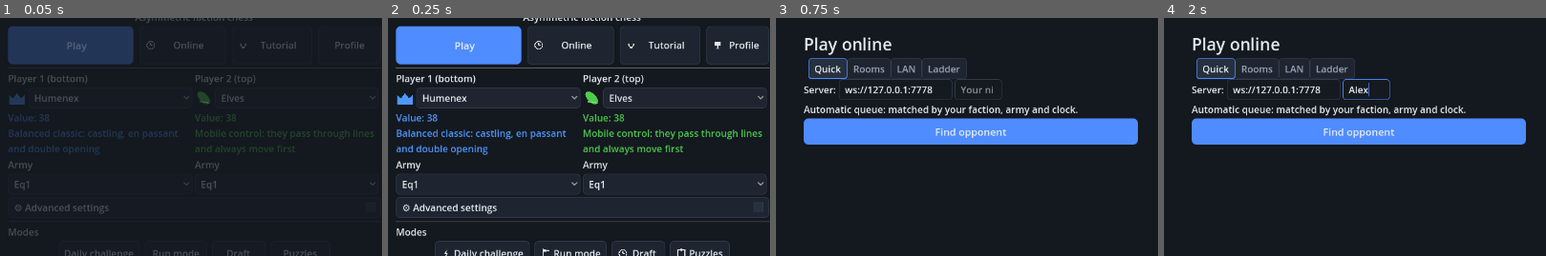
Above: before the commit, frames 1-4 (left to right).
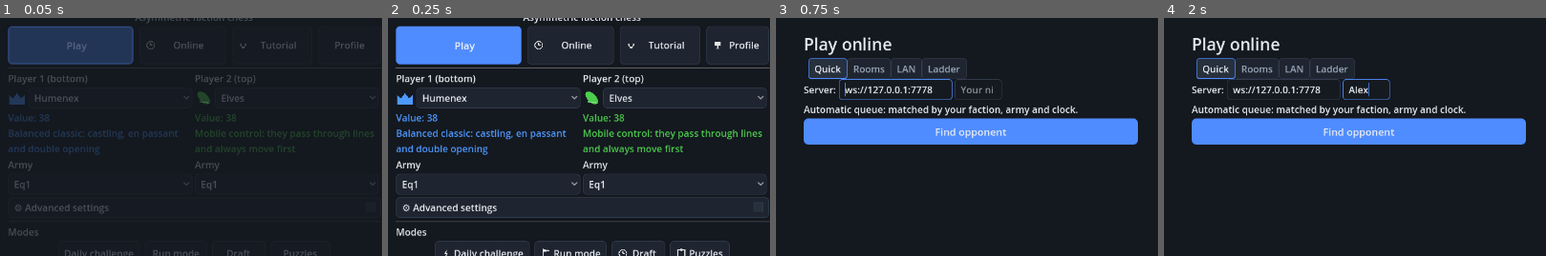
Above: after the commit, the same moments.

Repository: alesanfe/beliber
Game: Godot game, scene res://scenes/main.tscn
Two runs of this game, one before a commit and one after it. Both use one fixed random seed, a clock stepped at 60 frames per second and the inputs below.
Inputs (mouse positions are % of the whole screen's width and height, from its top left):
- Up to frame 1 (0.05 s): no input
- Up to frame 2 (0.25 s): no input
- Up to frame 3 (0.75 s): click "Online" at 0.5 s
- Up to frame 4 (2 s): click (51, 40) at 1.27 s; type "Alex" at 1.35 s
The pictures show only the part of the screen within x 24-74%, y 25-75%; the shares and areas given below are measured in that part.

The runs differ from the first frame. In frame 1, 0.5% of the frame differs, in the area x 2-35%, y 3-20%; in frame 2, less than 0.1%; in frame 3, 0.3%; in frame 4, nothing differs.

Commit message:
UX: foco inicial por pantalla, reduce-motion (WCAG 2.3.3) y confirmaciones destructivas
- Widgets.focus_first: primer control enfocable al abrir cada screen (menú, online, editores, draft, postgame modal).

- Juice.reduce: pop_in/hover/squash/toast/confetti instantáneos; toggle en Opciones persistido como ui.reduce_motion.

- Widgets.confirm(): diálogo con acción nombrada — aplicado a Vaciar ejército, Limpiar tablero y los dos Restablecer del editor de piezas (antes destruían trabajo sin avisar).

Generated with Devin

Diff:
--- a/game/i18n/ui.csv
+++ b/game/i18n/ui.csv
@@ -443,3 +443,18 @@
 PUZ_WRONG,"Esa no mata al líder. Prueba otra.
 Resueltos: %d","That doesn't take the leader. Try another.
 Solved: %d"
+HUD_REDUCE,Reducir movimiento,Reduce motion
+HUD_REDUCE_TIP,"Desactiva animaciones decorativas (pop-in, hover, confetti, toasts) — accesibilidad vestibular.","Disables decorative animation (pop-in, hover, confetti, toasts) — vestibular accessibility."
+DLG_CANCEL,Cancelar,Cancel
+AB_CLEAR_T,Vaciar el ejército,Clear the army
+AB_CLEAR_C,"Se retirarán todas las piezas colocadas.
+No se puede deshacer.","All placed pieces will be removed.
+This cannot be undone."
+POSE_CLEAR_T,Limpiar el tablero,Clear the board
+POSE_CLEAR_C,"Se retirarán todas las piezas de la posición.
+No se puede deshacer.","All pieces will be removed from the position.
+This cannot be undone."
+PE_RESET_T,Restablecer la pieza,Reset the piece
+PE_RESET_C,Se descartarán los cambios sin guardar y se restaurará la plantilla.,Unsaved changes will be discarded and the template restored.
+PE_DEP_RESET_T,Restablecer el despliegue,Reset the deployment
+PE_DEP_RESET_C,Se descartará el despliegue editado y se restaurará el oficial.,The edited deployment will be discarded and the official one restored.
--- a/game/src/army_builder.gd
+++ b/game/src/army_builder.gd
@@ -129,7 +129,10 @@
 	b_eq.pressed.connect(_copy_official)
 	right.add_child(b_eq)
 	var b_clear := Button.new(); b_clear.text = Lang.t("AB_CLEAR")
-	b_clear.pressed.connect(func(): grid.clear(); _update_cost())
+	b_clear.pressed.connect(func():
+		Widgets.confirm(self, Lang.t("AB_CLEAR_T"),
+			Lang.t("AB_CLEAR_C"), Lang.t("AB_CLEAR"),
+			func(): grid.clear(); _update_cost()))
 	right.add_child(b_clear)
 	right.add_child(HSeparator.new())
 	var b_save := Button.new(); b_save.text = Lang.t("AB_SAVE")
--- a/game/src/game_hud.gd
+++ b/game/src/game_hud.gd
@@ -374,9 +374,18 @@
 	b_mute.toggled.connect(func(on):
 		app.muted = on; app._save_settings())
 	btn_row6.add_child(b_mute)
+	# reduce motion (WCAG 2.3.3): pop_in, hover, toasts y confetti
+	# se vuelven instantáneos
+	var b_rm := CheckButton.new()
+	b_rm.text = Lang.t("HUD_REDUCE")
+	b_rm.tooltip_text = Lang.t("HUD_REDUCE_TIP")
+	b_rm.button_pressed = Juice.reduce
+	b_rm.toggled.connect(func(on):
+		Juice.reduce = on; app._save_settings())
+	btn_row6.add_child(b_rm)
 	app._opt_toggles = {
 		"blind": b_blind, "coords": b_coords,
-		"conf": b_conf, "mute": b_mute}
+		"conf": b_conf, "mute": b_mute, "reduce": b_rm}
 	var b_png := Button.new()
 	b_png.text = "PNG"
 	b_png.tooltip_text = Lang.t("HUD_PNG_TIP")
@@ -438,6 +447,7 @@
 	app._opt_toggles.coords.set_pressed_no_signal(app.board.show_coords)
 	app._opt_toggles.conf.set_pressed_no_signal(app.board.confirm_moves)
 	app._opt_toggles.mute.set_pressed_no_signal(app.muted)
+	app._opt_toggles.reduce.set_pressed_no_signal(Juice.reduce)
 	app._update_hud()
 	app._maybe_bot()
 
--- a/game/src/juice.gd
+++ b/game/src/juice.gd
@@ -9,12 +9,20 @@
 ## componentes suenan solos (hover agudo corto, click grave).
 static var ui_sfx: Callable = Callable()
 
+## Accesibilidad (WCAG 2.3.3): reduce toda la decoración animada —
+## las transiciones se hacen instantáneas y se omite confetti.
+## Persistido como ui.reduce_motion; el juego en sí no usa tweens
+## para estado (la anim de movimiento tiene su propio selector).
+static var reduce := false
+
 static func _snd(freq: float, dur: float) -> void:
 	if ui_sfx.is_valid():
 		ui_sfx.call(freq, dur)
 
 ## Aparición de panel: fade + pop suave (como un modal moderno).
 static func pop_in(c: Control, dur := 0.22) -> void:
+	if reduce:
+		return
 	c.modulate.a = 0.0
 	c.pivot_offset = c.size / 2.0
 	c.scale = Vector2(0.92, 0.92)
@@ -25,12 +33,17 @@
 
 ## Desvanecer y eliminar un nodo.
 static func fade_out(c: Control, dur := 0.3) -> void:
+	if reduce:
+		c.queue_free()
+		return
 	var t := c.create_tween()
 	t.tween_property(c, "modulate:a", 0.0, dur)
 	t.tween_callback(c.queue_free)
 
 ## Hover con leve escala + color de acento (botones principales).
 static func hover_pop(b: Button, scale_to := 1.04) -> void:
+	if reduce:
+		return
 	# pivot en el primer hover: en el hook-up el botón aún no tiene
 	# layout y size=(0,0) → la escala salía desde la esquina, no el centro
 	b.mouse_entered.connect(func():
@@ -46,6 +59,8 @@
 
 ## Press "squash": comprime al pulsar y rebota al soltar.
 static func squash(b: Button) -> void:
+	if reduce:
+		return
 	b.button_down.connect(func():
 		b.pivot_offset = b.size / 2.0
 		_snd(600.0, 0.05)
@@ -63,7 +78,7 @@
 static func toast(parent: Control, text: String, dur := 3.5) -> Label:
 	var l := Label.new()
 	l.text = text
-	l.modulate.a = 0.0
+	l.modulate.a = 0.0 if not reduce else 1.0
 	var pid := parent.get_instance_id()
 	var slot := mini(int(_toast_n.get(pid, 0)), 4)
 	_toast_n[pid] = slot + 1
@@ -80,7 +95,8 @@
 	l.add_theme_constant_override("shadow_offset_y", 1)
 	parent.add_child(l)
 	var t := l.create_tween().set_parallel()
-	t.tween_property(l, "modulate:a", 1.0, 0.15)
+	if not reduce:
+		t.tween_property(l, "modulate:a", 1.0, 0.15)
 	t.tween_property(l, "position:y", l.position.y - 12, 0.25) \
 		.set_trans(Tween.TRANS_CUBIC).set_ease(Tween.EASE_OUT)
 	t.set_parallel(false)
@@ -95,6 +111,7 @@
 	var w: float = maxf(parent.size.x, 600.0)
 	var h: float = maxf(parent.size.y, 400.0)
 	var cols := [col, Color(1, 0.85, 0.2), Color(0.95, 0.95, 1.0)]
+	if reduce: return
 	for i in n:
 		var p := ColorRect.new()
 		p.color = cols[i % cols.size()]
--- a/game/src/main.gd
+++ b/game/src/main.gd
@@ -699,6 +699,7 @@
 	editor_ui = d
 	menu_root.visible = false
 	add_child(d)
+	Widgets.focus_first(d)
 	d.done.connect(func(pos: Array):
 		var o := _tm_opts()
 		o["pos"] = pos
@@ -736,6 +737,7 @@
 	menu_root.queue_free()
 	editor_ui = PieceEditor.new(factions)
 	add_child(editor_ui)
+	Widgets.focus_first(editor_ui)
 	# botón volver dedicado para no depender del nombre del nodo raíz;
 	# debe colgar de editor_ui — antes era hijo de app y quedaba
 	# huérfano encima del menú tras cada visita
@@ -804,6 +806,7 @@
 	# visita a guía/puzzles/online dejaba un '← Volver' apilado
 	if is_instance_valid(editor_ui):
 		editor_ui.add_child(back)
+		Widgets.focus_first(editor_ui)
 	else:
 		add_child(back)
 
@@ -817,6 +820,7 @@
 	back.z_index = 10
 	back.pressed.connect(_close_editor)
 	editor_ui.add_child(back)   # hijo de la pantalla: se libera con ella
+	Widgets.focus_first(editor_ui)
 
 ## Construcción del HUD de partida (delegada a GameHUD).
 func _build_game() -> void:
@@ -1018,6 +1022,7 @@
 	c.set_value("ui", "blind", board.blindfold)
 	c.set_value("ui", "confirm", board.confirm_moves)
 	c.set_value("ui", "mute", muted)
+	c.set_value("ui", "reduce_motion", Juice.reduce)
 	c.save(CFG_PATH)
 
 func _apply_settings() -> void:
@@ -1033,6 +1038,7 @@
 	board.blindfold = bool(c.get_value("ui", "blind", false))
 	board.confirm_moves = bool(c.get_value("ui", "confirm", false))
 	muted = bool(c.get_value("ui", "mute", false))
+	Juice.reduce = bool(c.get_value("ui", "reduce_motion", false))
 
 ## Escala efectiva del tablero = zoom del usuario × factor de encaje
 ## (ventanas < ~536 px encogen el tablero en vez de desbordarlo).
--- a/game/src/menu_screen.gd
+++ b/game/src/menu_screen.gd
@@ -337,3 +337,4 @@
 	st.autowrap_mode = TextServer.AUTOWRAP_WORD_SMART
 	select_ui.add_child(st)
 	app._refresh_values()
+	Widgets.focus_first(margin)
--- a/game/src/piece_editor.gd
+++ b/game/src/piece_editor.gd
@@ -303,7 +303,10 @@
 	b_dsave.pressed.connect(_save_deploy)
 	dep_sec.add_child(b_dsave)
 	var b_dreset := Button.new(); b_dreset.text = Lang.t("PE_DEP_RESET")
-	b_dreset.pressed.connect(_reset_deploy)
+	b_dreset.pressed.connect(func():
+		Widgets.confirm(self, Lang.t("PE_DEP_RESET_T"),
+			Lang.t("PE_DEP_RESET_C"), Lang.t("PE_DEP_RESET"),
+			_reset_deploy))
 	dep_sec.add_child(b_dreset)
 	dep_sec.visible = false
 
@@ -312,7 +315,9 @@
 	b_save.pressed.connect(_save)
 	right.add_child(b_save)
 	var b_reset := Button.new(); b_reset.text = Lang.t("PE_RESET")
-	b_reset.pressed.connect(_reset)
+	b_reset.pressed.connect(func():
+		Widgets.confirm(self, Lang.t("PE_RESET_T"),
+			Lang.t("PE_RESET_C"), Lang.t("PE_RESET"), _reset))
 	right.add_child(b_reset)
 	var b_wipe := Widgets.danger(Lang.t("PE_WIPE_BTN"))
 	b_wipe.pressed.connect(func():
--- a/game/src/pos_editor.gd
+++ b/game/src/pos_editor.gd
@@ -85,7 +85,10 @@
 
 	var b_clear := Button.new()
 	b_clear.text = Lang.t("POSE_CLEAR")
-	b_clear.pressed.connect(func(): grid.clear(); board.queue_redraw())
+	b_clear.pressed.connect(func():
+		Widgets.confirm(self, Lang.t("POSE_CLEAR_T"),
+			Lang.t("POSE_CLEAR_C"), Lang.t("POSE_CLEAR"),
+			func(): grid.clear(); board.queue_redraw()))
 	side.add_child(b_clear)
 	# línea de errores persistente — antes cada fallo APILABA un
 	# Label nuevo en el panel (nunca se limpiaban)
--- a/game/src/postgame.gd
+++ b/game/src/postgame.gd
@@ -113,6 +113,9 @@
 		Juice.fade_out(overlay, 0.2))
 	row.add_child(b_close)
 	Juice.pop_in(panel)
+	# foco en la acción principal del modal (Rematch o Ver tablero
+	# si no hay rematch — online)
+	Widgets.focus_first(row)
 	if w >= 0:
 		# celebración: confeti del color ganador sobre el dim del
 		# overlay; las partículas son hijas suyas y mueren con él
--- a/game/src/widgets.gd
+++ b/game/src/widgets.gd
@@ -66,6 +66,8 @@
 	box.add_child(t)
 	box.add_child(HSeparator.new())
 	Juice.pop_in(root, 0.18)
+	# foco inicial: deferred — los hijos se añaden tras return
+	focus_first(root)
 	return root
 
 ## El panel interior (hijos) de una screen.
@@ -92,3 +94,40 @@
 static func _juice(b: Button) -> void:
 	Juice.hover_pop(b)
 	Juice.squash(b)
+
+## Foco inicial para teclado/lector: primer control enfocable en
+## orden de árbol (deferred — las screens se construyen fuera del
+## árbol y el foco solo existe dentro).
+static func focus_first(root: Control) -> void:
+	(func():
+		if not is_instance_valid(root): return
+		var f := _first_focusable(root)
+		if f != null: f.grab_focus()).call_deferred()
+
+static func _first_focusable(c: Control) -> Control:
+	if not c.visible:
+		return null
+	if (c is BaseButton or c is LineEdit or c is TextEdit
+			or c is SpinBox or c is Slider) \
+			and not (c is BaseButton and c.disabled) \
+			and c.focus_mode != Control.FOCUS_NONE:
+		return c
+	for ch in c.get_children():
+		var f := _first_focusable(ch)
+		if f != null:
+			return f
+	return null
+
+## Confirmación de acción destructiva: texto explícito con la
+## consecuencia + botón de acción nombrado (nunca "Sí/No" ambiguo).
+static func confirm(host: Control, title: String, text: String,
+		ok_label: String, on_ok: Callable) -> void:
+	var dlg := ConfirmationDialog.new()
+	dlg.title = title
+	dlg.dialog_text = text
+	dlg.ok_button_text = ok_label
+	dlg.get_cancel_button().text = Lang.t("DLG_CANCEL")
+	host.add_child(dlg)
+	dlg.confirmed.connect(func(): on_ok.call(); dlg.queue_free())
+	dlg.canceled.connect(dlg.queue_free)
+	dlg.popup_centered()
Not shown, changed: docs/assets/builder.png
Not shown, changed: docs/assets/game_opts.png
Not shown, changed: docs/assets/guide.png
Not shown, changed: docs/assets/menu.png
Not shown, changed: docs/assets/online.png
Not shown, changed: docs/assets/piece_editor.png
Not shown, changed: docs/assets/postgame.png
Not shown, changed: docs/assets/profile.png
Not shown, changed: docs/assets/puzzles.png
Not shown, changed: docs/assets/tutorial.png
